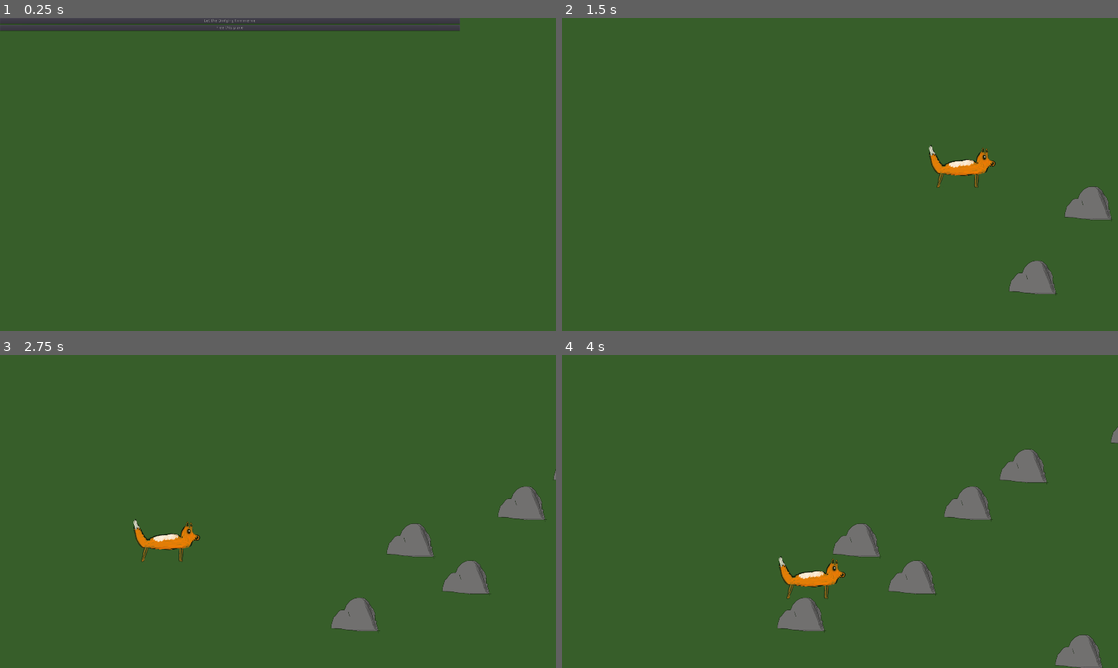
Above: before the commit, frames 1-4 (two rows, left to right).
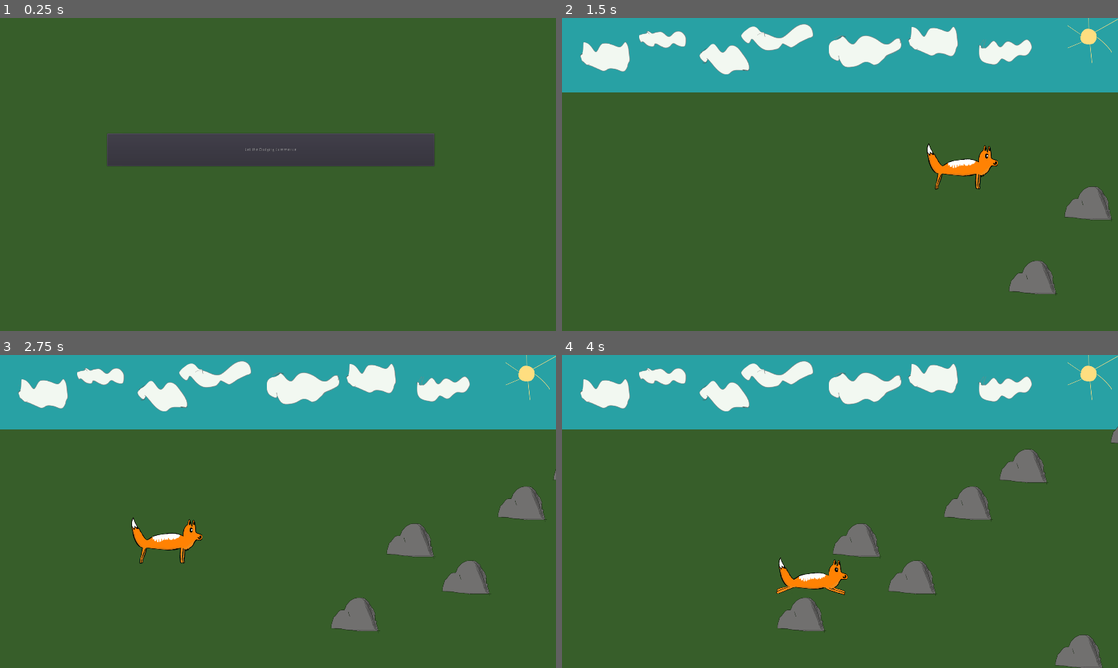
Above: after the commit, the same moments.

Repository: acius/alfox
Game: Godot game, scene res://title.tscn
Two runs of this game, one before a commit and one after it. Both use one fixed random seed, a clock stepped at 60 frames per second and the inputs below.
Inputs (mouse positions are in pixels of both pictures, inside the frame that each line leads up to):
- Up to frame 1 (0.25 s): no input
- Up to frame 2 (1.5 s): click "Let the Dodging Commence" at 0.5 s; move the mouse to (962, 158) at 1.27 s
- Up to frame 3 (2.75 s): move the mouse to (166, 527) at 2.02 s
- Up to frame 4 (4 s): move the mouse to (895, 442) at 2.77 s; move the mouse to (812, 574) at 3.52 s

The runs differ from the first frame. In frame 1, 9.5% of the frame differs, in the area x 0-83%, y 0-48%; in frame 2, 24%; in frame 3, 24%; in frame 4, 25%, in the area x 0-100%, y 0-78%.

Commit message:
Added a bunch more art and an ending screen. Got 'entering the den' working.

Diff:
--- /dev/null
+++ b/inside_den.tscn
@@ -0,0 +1,31 @@
+[gd_scene load_steps=4 format=2]
+
+[ext_resource path="res://fox1.png" type="Texture" id=1]
+[ext_resource path="res://alfoxs_mom.png" type="Texture" id=2]
+[ext_resource path="res://inside_den.png" type="Texture" id=3]
+
+[node name="Node2D" type="Node2D"]
+
+[node name="InsideDen" type="Sprite" parent="."]
+position = Vector2( 999, 540 )
+texture = ExtResource( 3 )
+
+[node name="Label" type="Label" parent="."]
+margin_left = 198.0
+margin_top = 132.0
+margin_right = 310.0
+margin_bottom = 147.0
+rect_scale = Vector2( 14, 14 )
+text = "Well done, Alfox!"
+__meta__ = {
+"_edit_use_anchors_": false
+}
+
+[node name="Fox1" type="Sprite" parent="."]
+position = Vector2( 502, 780 )
+texture = ExtResource( 1 )
+
+[node name="AlfoxsMom" type="Sprite" parent="."]
+position = Vector2( 845, 763 )
+scale = Vector2( -1, 1 )
+texture = ExtResource( 2 )
--- a/player.gd
+++ b/player.gd
@@ -11,7 +11,9 @@
 onready var sprite = $AnimatedSprite
 
 
-#func _ready():
+func _ready():
+	sprite.animation = "default"
+	sprite.playing = true
 	# The player follows the mouse cursor automatically, so there's no point
 	# in displaying the mouse cursor.
 	#Input.set_mouse_mode(Input.MOUSE_MODE_HIDDEN)
@@ -25,12 +27,13 @@
 			position.y = 256
 
 func _on_body_shape_entered(_body_id, _body, _body_shape, _local_shape):
-	touching += 1
-	if touching >= 1 and death_cooldown < 1:
+	if _body_id != Common.den_body and death_cooldown < 1:
 		if !$ThunkPlayer.playing:
 			$ThunkPlayer.play()
 		sprite.animation = "hurt"
 		death_cooldown = 1
+	if _body_id == Common.den_body:
+		var _dontcare = get_tree().change_scene("res://inside_den.tscn")
 
 func _physics_process(_delta):
 	if death_cooldown > 0:
--- a/project.godot
+++ b/project.godot
@@ -18,6 +18,10 @@
 config/description="The adventure of Alfox"
 run/main_scene="res://title.tscn"
 config/icon="res://icon.png"
+
+[autoload]
+
+Common="*res://scripts/common.gd"
 
 [display]
 
--- a/rocks.gd
+++ b/rocks.gd
@@ -12,7 +12,7 @@
 const SKY_HEIGHT = 2
 
 const rock_image = preload("res://rock.png")
-
+const den_image = preload("res://fox_den.png")
 const thunk_sound = preload("res://Thunk.wav")
 
 var rocks = []
@@ -20,12 +20,17 @@
 var rows = []
 
 
-class Rock:
+class Scenery:
 	var position = Vector2()
-	var speed = 1.0
+	var offset = Vector2(0,0)
+	var type = "rock"
 	# The body is stored as a RID, which is an "opaque" way to access resources.
 	# With large amounts of objects (thousands or more), it can be significantly
 	# faster to use RIDs compared to a high-level approach.
+	var body = RID()
+
+class Den:
+	var position = Vector2()
 	var body = RID()
 
 func nexty():
@@ -42,10 +47,12 @@
 
 	shape = Physics2DServer.circle_shape_create()
 	# Set the collision shape's radius for each rock in pixels.
-	Physics2DServer.shape_set_data(shape, 48)
+	Physics2DServer.shape_set_data(shape, ROCK_X_GRID / 4)
+
+	var xpos = get_viewport_rect().size.x
 
 	for _i in ROCK_COUNT:
-		var rock = Rock.new()
+		var rock = Scenery.new()
 		# Give each rock its own speed.
 		rock.body = Physics2DServer.body_create()
 
@@ -59,16 +66,29 @@
 		# Place rocks randomly on the viewport and move rocks outside the
 		# play area so that they fade in nicely.
 		rock.position = Vector2(
-			get_viewport_rect().size.x + _i * ROCK_X_GRID,
+			xpos,
 			nexty() * ROCK_Y_GRID
 		)
-		rock.speed = ROCK_SPEED
+		xpos += ROCK_X_GRID
 		var transform2d = Transform2D()
 		transform2d.origin = rock.position
 		Physics2DServer.body_set_state(rock.body, Physics2DServer.BODY_STATE_TRANSFORM, transform2d)
 
 		rocks.push_back(rock)
 
+	var den = Scenery.new()
+	den.body = Physics2DServer.body_create()
+	Physics2DServer.body_set_space(den.body, get_world_2d().get_space())
+	Physics2DServer.body_add_shape(den.body, shape)
+	Physics2DServer.body_set_collision_layer(den.body, 0)
+	den.type = "den"
+	den.position = Vector2( xpos, 0 )
+	den.offset = Vector2( den_image.get_size().x * 4 / 5, den_image.get_size().y * 4 / 5 )
+	var transform2d = Transform2D()
+	transform2d.origin = den.position + den.offset
+	Physics2DServer.body_set_state(den.body, Physics2DServer.BODY_STATE_TRANSFORM, transform2d)
+	Common.den_body = den.body
+	rocks.push_back( den )
 
 func _process(_delta):
 	# Order the CanvasItem to update every frame.
@@ -79,8 +99,10 @@
 	var transform2d = Transform2D()
 	#var offset = floor( get_viewport_rect().size.x / ROCK_X_GRID ) * ROCK_X_GRID
 	for rock in rocks:
-		rock.position.x -= rock.speed * delta
-		transform2d.origin = rock.position
+		rock.position.x -= ROCK_SPEED * delta
+		if rock.type == "den" && rock.position.x + den_image.get_size().x < get_viewport_rect().size.x:
+			rock.position.x = get_viewport_rect().size.x - den_image.get_size().x
+		transform2d.origin = rock.position + rock.offset
 
 		Physics2DServer.body_set_state(rock.body, Physics2DServer.BODY_STATE_TRANSFORM, transform2d)
 
@@ -90,7 +112,10 @@
 func _draw():
 	var offset = -rock_image.get_size() * 0.5
 	for rock in rocks:
-		draw_texture(rock_image, rock.position + offset)
+		if rock.type == "rock":
+			draw_texture(rock_image, rock.position + offset)
+		if rock.type == "den":
+			draw_texture(den_image, rock.position)
 
 
 # Perform cleanup operations (required to exit without error messages in the console).
--- a/run.tscn
+++ b/run.tscn
@@ -1,10 +1,18 @@
-[gd_scene load_steps=28 format=2]
+[gd_scene load_steps=36 format=2]
 
-[ext_resource path="res://fox.png" type="Texture" id=1]
+[ext_resource path="res://fox1.png" type="Texture" id=1]
 [ext_resource path="res://rocks.gd" type="Script" id=2]
 [ext_resource path="res://hurt.png" type="Texture" id=3]
 [ext_resource path="res://Thunk.wav" type="AudioStream" id=4]
 [ext_resource path="res://player.gd" type="Script" id=5]
+[ext_resource path="res://sun.png" type="Texture" id=6]
+[ext_resource path="res://fox2.png" type="Texture" id=7]
+[ext_resource path="res://cloud2.png" type="Texture" id=8]
+[ext_resource path="res://cloud3.png" type="Texture" id=9]
+[ext_resource path="res://cloud1.png" type="Texture" id=10]
+[ext_resource path="res://cloud5.png" type="Texture" id=11]
+[ext_resource path="res://cloud6.png" type="Texture" id=12]
+[ext_resource path="res://cloud4.png" type="Texture" id=13]
 
 [sub_resource type="AtlasTexture" id=3]
 flags = 4
@@ -108,7 +116,7 @@
 
 [sub_resource type="SpriteFrames" id=1]
 animations = [ {
-"frames": [ ExtResource( 1 ) ],
+"frames": [ ExtResource( 1 ), ExtResource( 7 ) ],
 "loop": true,
 "name": "default",
 "speed": 5.0
@@ -122,7 +130,15 @@
 [sub_resource type="RectangleShape2D" id=2]
 extents = Vector2( 47.5, 34.5 )
 
-[node name="Shower" type="Node2D"]
+[node name="Run" type="Node2D"]
+
+[node name="ColorRect" type="ColorRect" parent="."]
+margin_right = 1920.0
+margin_bottom = 256.0
+color = Color( 0.156863, 0.631373, 0.643137, 1 )
+__meta__ = {
+"_edit_use_anchors_": false
+}
 
 [node name="Rocks" type="Node2D" parent="."]
 script = ExtResource( 2 )
@@ -140,5 +156,37 @@
 show_behind_parent = true
 shape = SubResource( 2 )
 
+[node name="Sun" type="Sprite" parent="."]
+position = Vector2( 1835, 63 )
+texture = ExtResource( 6 )
+
+[node name="Cloud1" type="Sprite" parent="."]
+position = Vector2( 348, 75 )
+texture = ExtResource( 10 )
+
+[node name="Cloud2" type="Sprite" parent="."]
+position = Vector2( 1282, 82 )
+texture = ExtResource( 8 )
+
+[node name="Cloud7" type="Sprite" parent="."]
+position = Vector2( 149, 135 )
+texture = ExtResource( 8 )
+
+[node name="Cloud3" type="Sprite" parent="."]
+position = Vector2( 560, 142 )
+texture = ExtResource( 9 )
+
+[node name="Cloud4" type="Sprite" parent="."]
+position = Vector2( 1530, 118 )
+texture = ExtResource( 13 )
+
+[node name="Cloud5" type="Sprite" parent="."]
+position = Vector2( 1047, 116 )
+texture = ExtResource( 11 )
+
+[node name="Cloud6" type="Sprite" parent="."]
+position = Vector2( 743, 67 )
+texture = ExtResource( 12 )
+
 [connection signal="body_shape_entered" from="Player" to="Player" method="_on_body_shape_entered"]
 [connection signal="body_shape_exited" from="Player" to="Player" method="_on_body_shape_exited"]
--- /dev/null
+++ b/scripts/common.gd
@@ -0,0 +1,8 @@
+extends Node
+
+# The den is a 'rock' but assigns its body to this value so that we can
+# tell the difference. This is a dumb way to do the events. I think I need
+# to refactor it if we keep going on this--the rocks and the den should be
+# different scenes, and the collision events should be handled in the rock
+# and den respectively, not on the player.
+var den_body
--- a/title.tscn
+++ b/title.tscn
@@ -3,28 +3,23 @@
 [ext_resource path="res://Buttons.gd" type="Script" id=1]
 
 [node name="MarginContainer" type="MarginContainer"]
-margin_right = 1588.0
-margin_bottom = 44.0
+anchor_left = 0.193
+anchor_top = 0.369
+anchor_right = 0.781
+anchor_bottom = 0.473
+margin_left = -0.559998
+margin_top = 0.47998
+margin_right = 0.47998
+margin_bottom = 0.159973
 mouse_filter = 1
 __meta__ = {
 "_edit_use_anchors_": false
 }
 
-[node name="VBoxContainer" type="VBoxContainer" parent="."]
-margin_right = 1588.0
-margin_bottom = 44.0
-alignment = 1
-
-[node name="StartButton" type="Button" parent="VBoxContainer"]
-margin_right = 1588.0
-margin_bottom = 20.0
+[node name="StartButton" type="Button" parent="."]
+margin_right = 1130.0
+margin_bottom = 112.0
 text = "Let the Dodging Commence"
 script = ExtResource( 1 )
 
-[node name="QuitButton" type="Button" parent="VBoxContainer"]
-margin_top = 24.0
-margin_right = 1588.0
-margin_bottom = 44.0
-text = "Flee this place"
-
-[connection signal="pressed" from="VBoxContainer/StartButton" to="VBoxContainer/StartButton" method="on_StartButton_pressed"]
+[connection signal="pressed" from="StartButton" to="StartButton" method="on_StartButton_pressed"]
Binary file added: alfoxs_mom.png
Binary file added: cloud1.png
Binary file added: cloud2.png
Binary file added: cloud3.png
Binary file added: cloud4.png
Binary file added: cloud5.png
Binary file added: cloud6.png
Binary file removed: fox.png
Binary file added: fox1.png
Binary file added: fox2.png
Binary file added: fox_den.png
Binary file added: inside_den.png
(and 1 more such lines)
